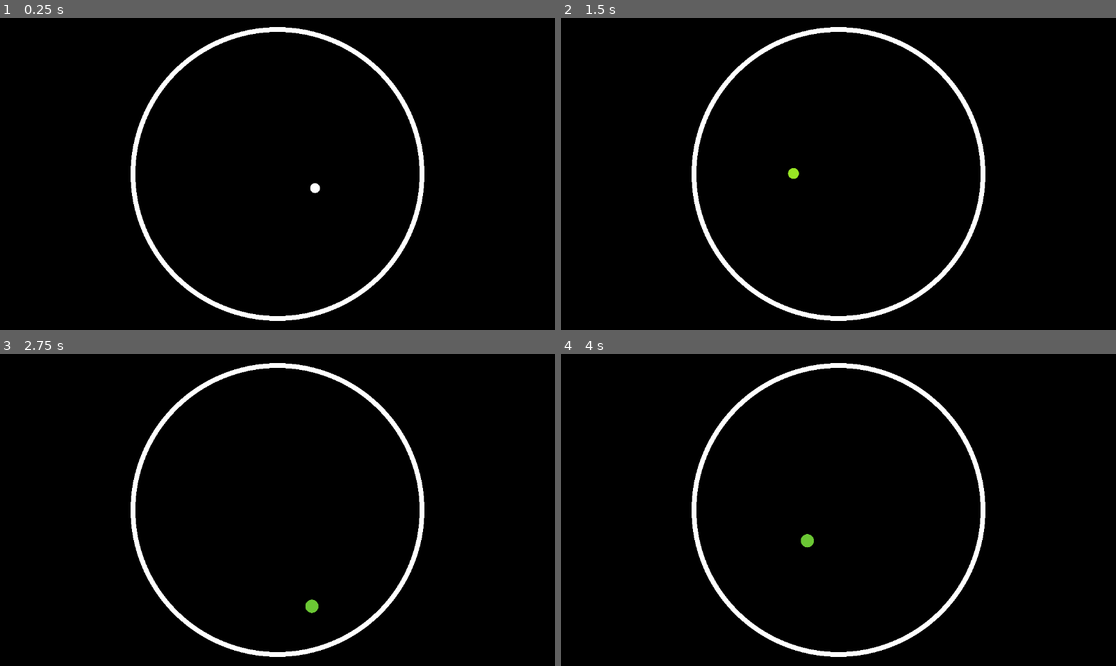
Above: before the commit, frames 1-4 (two rows, left to right).
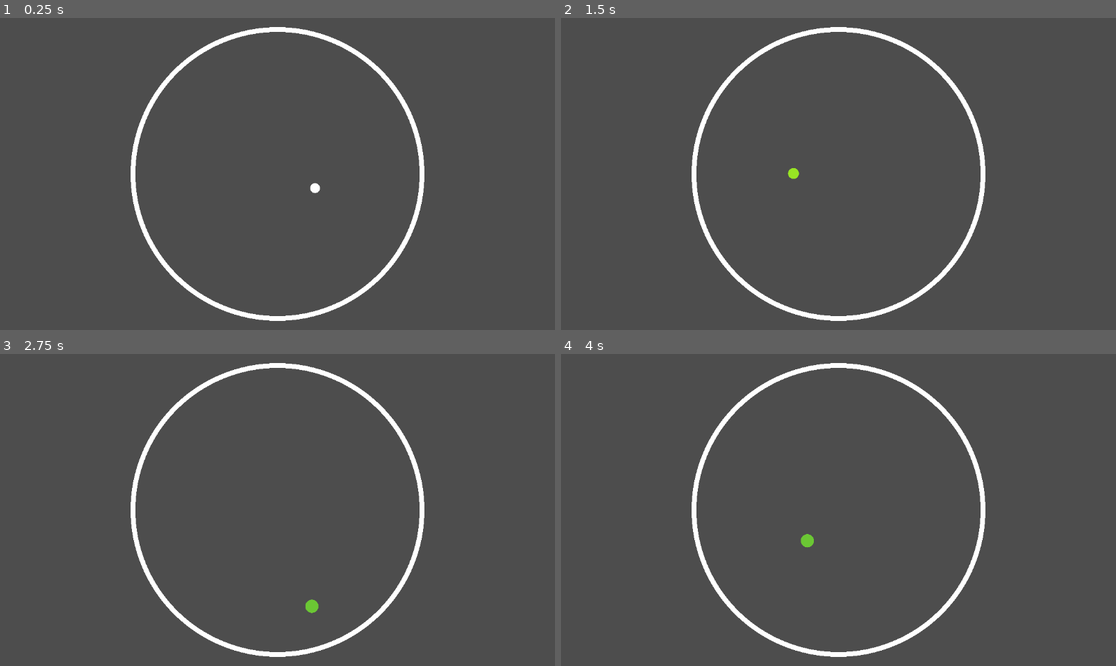
Above: after the commit, the same moments.

Repository: Noxeal/godot_ball_bouncer
Game: Godot game, scene res://main.tscn
Two runs of this game, one before a commit and one after it. Both use one fixed random seed, a clock stepped at 60 frames per second and the inputs below.
Inputs:
- Up to frame 1 (0.25 s): no input
- Up to frame 2 (1.5 s): no input
- Up to frame 3 (2.75 s): no input
- Up to frame 4 (4 s): no input

The runs differ from the first frame. In frame 1, 98% of the frame differs, in the area x 0-100%, y 0-100%; in frame 2, 98%; in frame 3, 97%; in frame 4, 97%.

Commit message:
Added particles on bounce

Diff:
--- a/balle.gd
+++ b/balle.gd
@@ -4,6 +4,7 @@
 @onready var collision_shape = $CollisionShape2D
 @onready var timer: Timer = $"../Timer"
 @onready var audio_stream_player: AudioStreamPlayer = $"../AudioStreamPlayer"
+@onready var bounce_particle: GPUParticles2D = $BounceParticle
 @export var velocity = Vector2(200,200)
 var is_playing = false
 
@@ -21,13 +22,17 @@
 
 	sprite.scale *= 1.05
 	collision_shape.scale *= 1.05
+	print("Scale : ", sprite.scale)
 
 	timer.start()
+
+	bounce_particle.emitting = true
 
 	if not is_playing:
 		audio_stream_player.play()
 		is_playing = true
 
 func _on_timer_timeout() -> void:
-	audio_stream_player.stop()
-	is_playing = false
+	if (sprite.scale < Vector2(3, 3)):
+		audio_stream_player.stop()
+		is_playing = false
--- a/main.tscn
+++ b/main.tscn
@@ -1,9 +1,10 @@
-[gd_scene load_steps=11 format=3 uid="uid://c28mudarupieb"]
+[gd_scene load_steps=13 format=3 uid="uid://c28mudarupieb"]
 
 [ext_resource type="Script" uid="uid://bsn07p1lohurx" path="res://cercle.gd" id="1_ig7tw"]
 [ext_resource type="Script" uid="uid://bkumvifadp6r2" path="res://circle_drawer.gd" id="2_0xm2m"]
 [ext_resource type="Script" uid="uid://cmd3kbonqqpiq" path="res://balle.gd" id="3_1bvp3"]
 [ext_resource type="Texture2D" uid="uid://dtew3f7y1hl4x" path="res://circle-512.png" id="4_1bvp3"]
+[ext_resource type="Texture2D" uid="uid://b241duwcq1kc" path="res://circle-64.png" id="5_272bh"]
 [ext_resource type="AudioStream" uid="uid://yictcwhlphx7" path="res://Clean Bandit - Symphony (feat. Zara Larsson) [Official Video].mp3" id="5_lquwl"]
 [ext_resource type="Script" uid="uid://d0jd2tw2c2n40" path="res://timer.gd" id="6_7mycd"]
 
@@ -22,6 +23,14 @@
 
 [sub_resource type="CircleShape2D" id="CircleShape2D_1bvp3"]
 
+[sub_resource type="ParticleProcessMaterial" id="ParticleProcessMaterial_7mycd"]
+emission_shape = 1
+emission_sphere_radius = 56.78
+angle_min = -720.0
+angle_max = 720.0
+inherit_velocity_ratio = 1.0
+initial_velocity_max = 34.49
+
 [node name="Main" type="Node2D"]
 
 [node name="Cercle" type="StaticBody2D" parent="."]
@@ -30,8 +39,6 @@
 [node name="MeshInstance2D" type="MeshInstance2D" parent="Cercle"]
 visible = false
 mesh = SubResource("SphereMesh_ig7tw")
-
-[node name="Camera2D" type="Camera2D" parent="."]
 
 [node name="CircleDrawer" type="Line2D" parent="."]
 script = ExtResource("2_0xm2m")
@@ -52,10 +59,24 @@
 scale = Vector2(0.04, 0.04)
 texture = ExtResource("4_1bvp3")
 
+[node name="BounceParticle" type="GPUParticles2D" parent="Balle"]
+scale = Vector2(-0.15, -0.15)
+emitting = false
+texture = ExtResource("5_272bh")
+lifetime = 0.26
+interp_to_end = 1.0
+one_shot = true
+speed_scale = 8.5
+explosiveness = 0.22
+local_coords = true
+trail_lifetime = 0.01
+process_material = SubResource("ParticleProcessMaterial_7mycd")
+
 [node name="CanvasLayer" type="CanvasLayer" parent="."]
 layer = -1
 
 [node name="ColorRect" type="ColorRect" parent="CanvasLayer"]
+visible = false
 anchors_preset = 8
 anchor_left = 0.5
 anchor_top = 0.5
@@ -75,6 +96,7 @@
 
 [node name="Timer" type="Timer" parent="."]
 process_callback = 0
+wait_time = 0.5
 one_shot = true
 script = ExtResource("6_7mycd")
 
@@ -84,6 +106,8 @@
 offset_bottom = 23.0
 text = "Time left : "
 
+[node name="Camera2D" type="Camera2D" parent="."]
+
 [connection signal="body_entered" from="Balle" to="Balle" method="_on_body_entered"]
 [connection signal="timeout" from="Timer" to="Balle" method="_on_timer_timeout"]
 [connection signal="timeout" from="Timer" to="Timer" method="_on_timeout"]
Binary file added: Sans titre.jpg
Not shown, added: Sans titre.jpg.import
